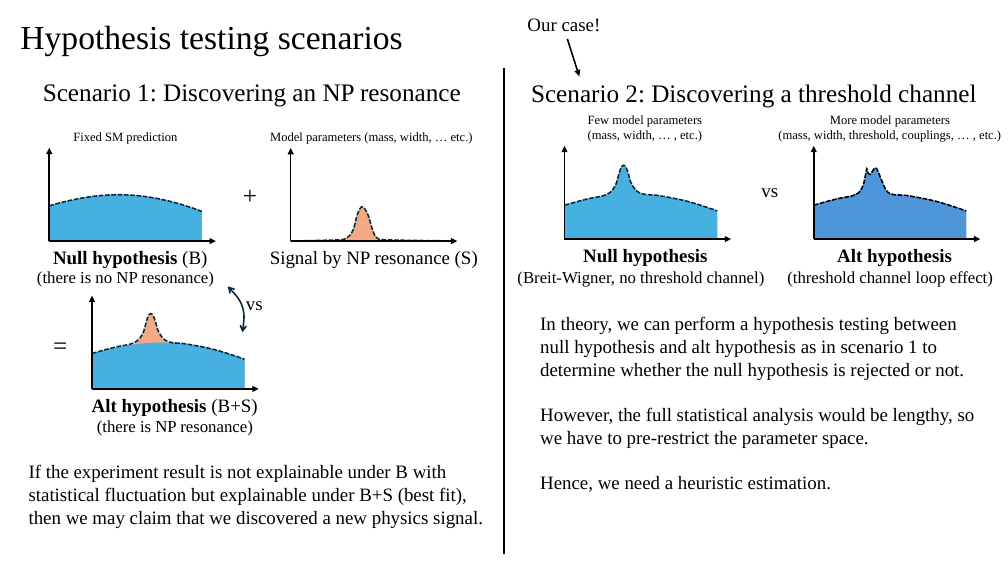
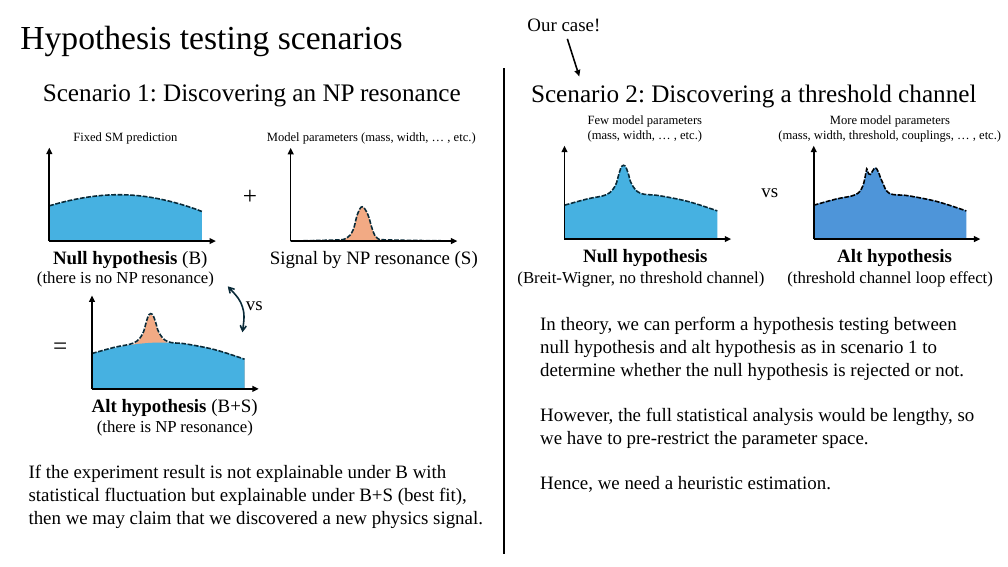
Before and after one commit to Seokhyeon-Song/Study, a slide deck: slide 3 of Higgs and SMEFT/Luminosity estimation.pptx. Drawn at 1008x567 pixels with LibreOffice and Linux fonts; fonts in the diff are those of the drawing. Boxes give left, top, right and bottom in pixels: in the first picture for what was removed or moved away, otherwise in the second. Text is boxed around its words. In the diff, an @@ line names an element or a change of style, - is before the commit and + after.

```diff
--- a/Higgs and SMEFT/Luminosity estimation.pptx
+++ b/Higgs and SMEFT/Luminosity estimation.pptx
@@ text at bbox=[267, 132, 476, 144]: text changed @@
-Model parameters (mass, width, … etc.)
+Model parameters (mass, width, … , etc.)
```
Also in this commit, not shown: 1 slide added, 7 other files.
